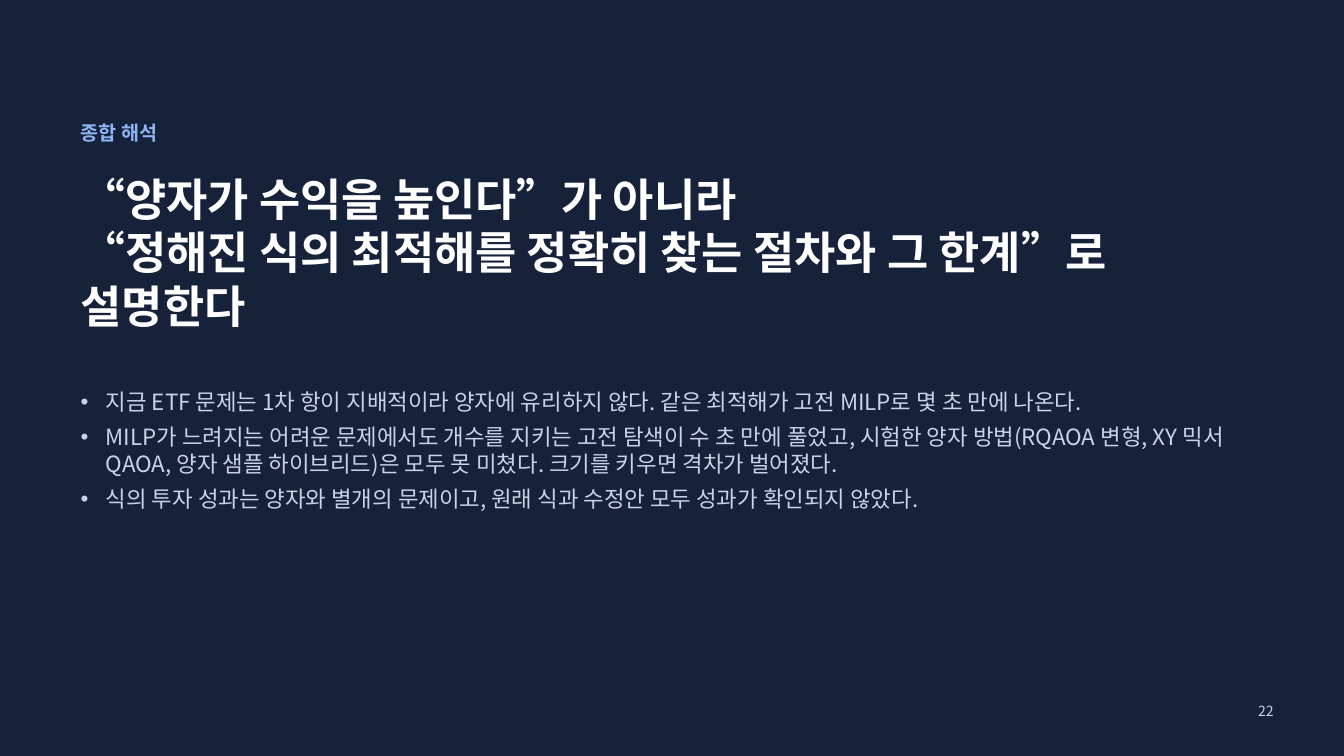
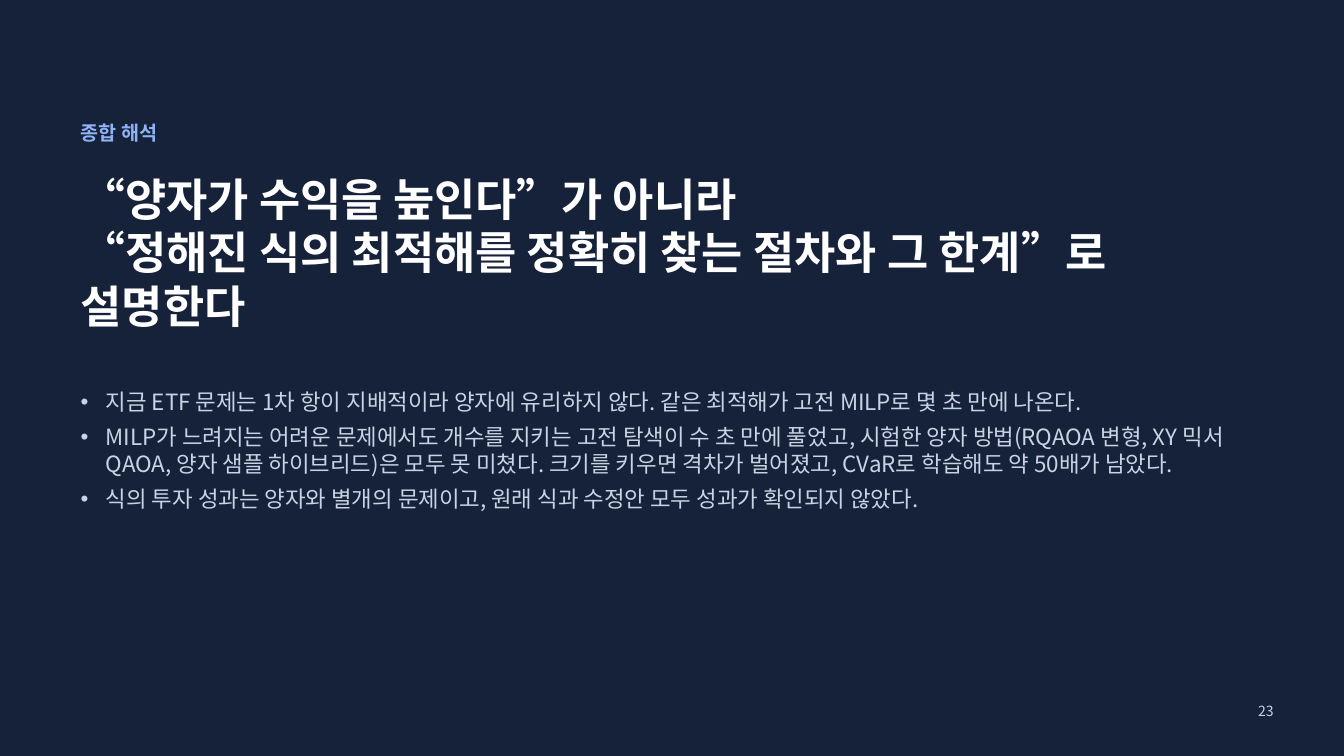
Before and after one commit to 202155570/norma-qaoa, a slide deck: slide 23 of docs/qaoa_research_report_2026-11-19.pptx (slide 22 before the commit). Drawn at 1344x756 pixels with LibreOffice and Linux fonts; fonts in the diff are those of the drawing. Boxes give left, top, right and bottom in pixels: in the first picture for what was removed or moved away, otherwise in the second. Text is boxed around its words. In the diff, an @@ line names an element or a change of style, - is before the commit and + after.

```diff
--- a/docs/qaoa_research_report_2026-11-19.pptx
+++ b/docs/qaoa_research_report_2026-11-19.pptx
@@ text at box(106, 426, 1224, 476): text changed @@
-• MILP가 느려지는 어려운 문제에서도 개수를 지키는 고전 탐색이 수 초 만에 풀었고, 시험한 양자 방법(RQAOA 변형, XY 믹서 QAOA, 양자 샘플 하이브리드)은 모두 못 미쳤다. 크기를 키우면 격차가 벌어졌다.
+• MILP가 느려지는 어려운 문제에서도 개수를 지키는 고전 탐색이 수 초 만에 풀었고, 시험한 양자 방법(RQAOA 변형, XY 믹서 QAOA, 양자 샘플 하이브리드)은 모두 못 미쳤다. 크기를 키우면 격차가 벌어졌고, CVaR로 학습해도 약 50배가 남았다.
@@ page number at box(1258, 705, 1274, 716): text changed @@
-22
+23
```
Also in this commit, not shown: 7 other slides changed, 1 slide added, 8 other files.
